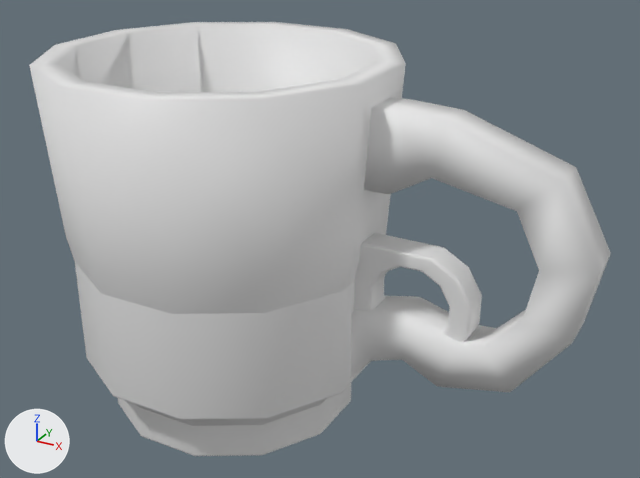
Two versions of the FBX model Cyber_Siege/Assets/Models/Environment/Props/Misc props/Cup1.fbx, one commit apart.
Both versions are drawn from a 50 mm lens placed at (0.1469, -0.2091, 0.1655), pointed at (0.0308, 0.002, 0.06). The axes (+X, +Y, +Z) are drawn at lower left. The lights are the same throughout. Vertices at the same position are counted once.

The scene before the commit, as lines of its bpy script (objects in view):
```python
me_cylinder_002 = bpy.data.meshes.new('Cylinder.002')
me_cylinder_002.from_pydata(...)  # 116 vertices, 123 faces; spans x -0.051..0.113, y -0.051..0.051, z 0.0..0.112
me_cylinder_003 = bpy.data.meshes.new('Cylinder.003')
me_cylinder_003.from_pydata(...)  # 712 vertices, 713 faces; spans x -0.0457..0.0807, y -0.0457..0.0457, z 0.0..0.0706
ob_cup1 = bpy.data.objects.new('Cup1', me_cylinder_002)
ob_cup1.location = (0.0, 0.0, 0.0)
ob_cup2 = bpy.data.objects.new('Cup2', me_cylinder_003)
ob_cup2.location = (0.0, 0.0, 0.0)
```
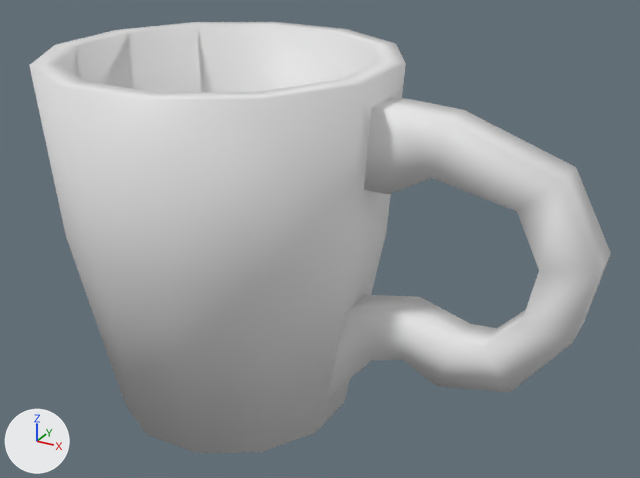
Where the newer file only moved an object's origin or applied its transform, the numbers keep the older frame.

Patch to the scene script:
```diff
--- a/Cyber_Siege/Assets/Models/Environment/Props/Misc props/Cup1.fbx.py
+++ b/Cyber_Siege/Assets/Models/Environment/Props/Misc props/Cup1.fbx.py
@@ me_cylinder_002 @@
 me_cylinder_002.from_pydata(...)  # 116 vertices, 123 faces; spans x -0.051..0.113, y -0.051..0.051, z 0.0..0.112
 # used by ob_cup1; location = (0.0, 0.0, 0.0)
+# me_cylinder_002 part 1: its shading normals changed
@@ ob_cup2 @@
-ob_cup2 = bpy.data.objects.new('Cup2', me_cylinder_003)
-ob_cup2.location = (0.0, 0.0, 0.0)
```

Where the change shows, as pixel boxes (x1, y1, x2, y2) in the pictures (640 x 478 px):
'Cup2', deleted: before (75, 233, 482, 456)
